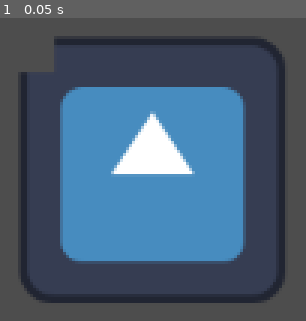
Above: before the commit, frame 1.
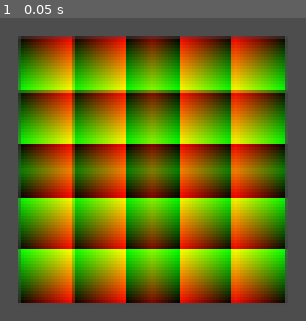
Above: after the commit, the same moment.

Repository: cashew-olddew/godot-shader-previewer
Game: Godot game, scene res://test.tscn
The game is run twice, just before and just after one commit, with the same random seed, the same clock (stepped at 60 frames per second) and the same inputs. The engine's default icon, where the game draws it, is replaced by a stand-in: a white triangle on a blue panel in a dark square.
Inputs:
- Up to frame 1 (0.05 s): no input

The runs differ from the first frame. In frame 1, 77% of the frame differs, in the area x 5-95%, y 5-95%.

Commit message:
Update preview on selected node param change

Diff:
--- a/test.gdshader
+++ b/test.gdshader
@@ -131,9 +131,6 @@
 	tiled_uv = apply_mirror(tiled_uv, local_x_mirror, local_y_mirror);
 
 	vec2 uv = (tiled_uv - position) * 2.0;
-	if (true) {
-		uv = (tiled_uv - position) * 2.0;
-	}
 	uv = rotate(uv, radians(rotation_angle));
 
 	float local_progress = get_local_progress(grid);
--- a/test.tscn
+++ b/test.tscn
@@ -1,19 +1,151 @@
 [gd_scene format=3 uid="uid://lw1wu203q4w0"]
 
-[ext_resource type="Shader" uid="uid://bn8gjuu4d8ryb" path="res://test.gdshader" id="1_8uh7m"]
 [ext_resource type="Texture2D" uid="uid://mobagl4twsb3" path="res://icon.svg" id="2_6uqi0"]
 
+[sub_resource type="Shader" id="Shader_37kl0"]
+code = "shader_type canvas_item;
+
+uniform bool use_sprite_alpha = true;
+uniform bool use_transition_texture = false;
+uniform sampler2D transition_texture;
+uniform int transition_type: hint_enum(\"Basic\", \"Mask\", \"Shape\", \"Clock\") = 0;
+
+group_uniforms positioning;
+uniform vec2 position = vec2(0,0);
+uniform bool invert = false;
+uniform vec2 grid_size = vec2(1.0, 1.0);
+uniform float rotation_angle = 0.0;
+
+group_uniforms positioning.mirror;
+uniform bool global_x_mirror = false;
+uniform bool global_y_mirror = false;
+uniform bool local_x_mirror = false;
+uniform bool local_y_mirror = false;
+
+group_uniforms positioning.stagger;
+uniform vec2 stagger = vec2(0.0, 0.0);
+uniform bool cumulative_stagger_flip = false;
+uniform vec2 cumulative_stagger = vec2(0, 0);
+uniform ivec2 stagger_frequency = ivec2(2, 2);
+uniform ivec2 flip_frequency = ivec2(1, 1);
+
+group_uniforms basic_transition_controls;
+uniform float basic_feather = 0.0;
+
+group_uniforms mask_transition_controls;
+uniform sampler2D mask_texture;
+uniform bool use_mask_size = false;
+uniform vec2 mask_size = vec2(100.0);
+
+group_uniforms shape_transition_controls;
+uniform int edges : hint_range(3, 64) = 6; // default hexagon
+uniform float shape_feather : hint_range(0.0, 10.0) = 0.1;
+
+group_uniforms clock_transition_controls;
+uniform int sectors : hint_range(1, 128) = 1;
+uniform float clock_feather : hint_range(0.0, 16.0) = 0.0;
+
+group_uniforms animation;
+uniform float progress = 0.0;
+uniform vec2 progress_bias = vec2(0.0);
+
+varying vec4 modulate;
+
+vec2 use_actual_texture_size(vec2 uv, vec2 texture_size) {
+
+	uv -= 0.5;
+	vec2 uv_deriv = fwidth(uv);
+	float screen_ratio = uv_deriv.x / uv_deriv.y;
+	float texture_ratio = texture_size.x / texture_size.y;
+	float mixed_ratio = texture_ratio * screen_ratio;
+
+	if (screen_ratio > texture_ratio) {
+		uv.x /= mixed_ratio;
+	} else {
+		uv.y *= mixed_ratio;
+	}
+
+	return uv + 0.5;
+}
+
+vec2 get_stagger_offset(vec2 grid) {
+	vec2 cells = floor(grid);
+	float offset_row = mod(cells.y, float(stagger_frequency.x)) == 0.0 ? 0.5 : 0.0;
+	float offset_col = mod(cells.x, float(stagger_frequency.y)) == 0.0 ? 0.5 : 0.0;
+
+	float row_index = cumulative_stagger_flip ? (grid_size.y - 1.0 - cells.y) : cells.y;
+	float col_index = cumulative_stagger_flip ? (grid_size.x - 1.0 - cells.x) : cells.x;
+
+	return vec2(
+		offset_row * (stagger.x + row_index * cumulative_stagger.x),
+		offset_col * (stagger.y + col_index * cumulative_stagger.y)
+	);
+}
+
+vec2 get_grid_flip(vec2 grid) {
+	vec2 cells = floor(grid);
+	float flip_row = mod(cells.y, float(flip_frequency.x)) == 0.0 ? 1.0 : -1.0;
+	float flip_col = mod(cells.x, float(flip_frequency.y)) == 0.0 ? 1.0 : -1.0;
+
+	return vec2(
+		flip_row * grid.x,
+		flip_col * grid.y
+	);
+}
+
+vec2 rotate(vec2 v, float angle) {
+	return mat2(
+		vec2(cos(angle), sin(angle)),
+		vec2(-sin(angle), cos(angle))
+		) * v;
+}
+
+vec2 get_edges(float center, float width) {
+	float half_width = width * 0.5;
+	float edge0 = center - half_width;
+	float edge1 = center + half_width + 1e-5;
+	return vec2(edge0, edge1);
+}
+
+float get_local_progress(vec2 grid) {
+    vec2 cell = floor(grid);
+	// Easier to control bias values
+	vec2 pretty_bias = progress_bias / 10.0;
+    float offset = dot(cell, pretty_bias);
+    return progress - offset;
+}
+
+vec2 apply_mirror(vec2 uv, bool mirror_x, bool mirror_y) {
+    vec2 mirrored = 0.5 - abs(uv - 0.5);
+    vec2 toggle = vec2(float(mirror_x), float(mirror_y));
+    return mix(uv, mirrored, toggle);
+}
+
+void vertex() {
+	modulate = COLOR;
+}
+
+void fragment() {
+	vec2 mirrored_uv = apply_mirror(UV, global_x_mirror, global_y_mirror);
+
+	vec2 grid = mirrored_uv * grid_size;
+	vec2 offset_uv = grid + get_stagger_offset(grid);
+	vec2 grid_flipped_uv = get_grid_flip(offset_uv);
+	vec2 tiled_uv = fract(grid_flipped_uv);
+COLOR = vec4(tiled_uv, 0.0, 1.0);
+}"
+
 [sub_resource type="ShaderMaterial" id="ShaderMaterial_ppyta"]
-shader = ExtResource("1_8uh7m")
+shader = SubResource("Shader_37kl0")
 shader_parameter/use_sprite_alpha = true
 shader_parameter/use_transition_texture = false
 shader_parameter/transition_type = 0
 shader_parameter/position = Vector2(0, 0)
 shader_parameter/invert = false
-shader_parameter/grid_size = Vector2(1, 1)
-shader_parameter/rotation_angle = 0.0
-shader_parameter/global_x_mirror = false
-shader_parameter/global_y_mirror = false
+shader_parameter/grid_size = Vector2(5, 5)
+shader_parameter/rotation_angle = 45.435
+shader_parameter/global_x_mirror = true
+shader_parameter/global_y_mirror = true
 shader_parameter/local_x_mirror = false
 shader_parameter/local_y_mirror = false
 shader_parameter/stagger = Vector2(0, 0)
@@ -24,12 +156,12 @@
 shader_parameter/basic_feather = 0.0
 shader_parameter/use_mask_size = false
 shader_parameter/mask_size = Vector2(100, 100)
-shader_parameter/edges = 6
-shader_parameter/shape_feather = 0.1
+shader_parameter/edges = 3
+shader_parameter/shape_feather = 0.0
 shader_parameter/sectors = 1
 shader_parameter/clock_feather = 0.0
-shader_parameter/progress = 0.265
-shader_parameter/progress_bias = Vector2(0, 0)
+shader_parameter/progress = 0.58
+shader_parameter/progress_bias = Vector2(1.445, 0)
 
 [node name="Test" type="Node2D" unique_id=357539299]
 
Not shown, changed: addons/gdshader-partial-preview/gdshader_partial_preview.gd
Not shown, changed: addons/gdshader-partial-preview/partial_preview_dock.gd
